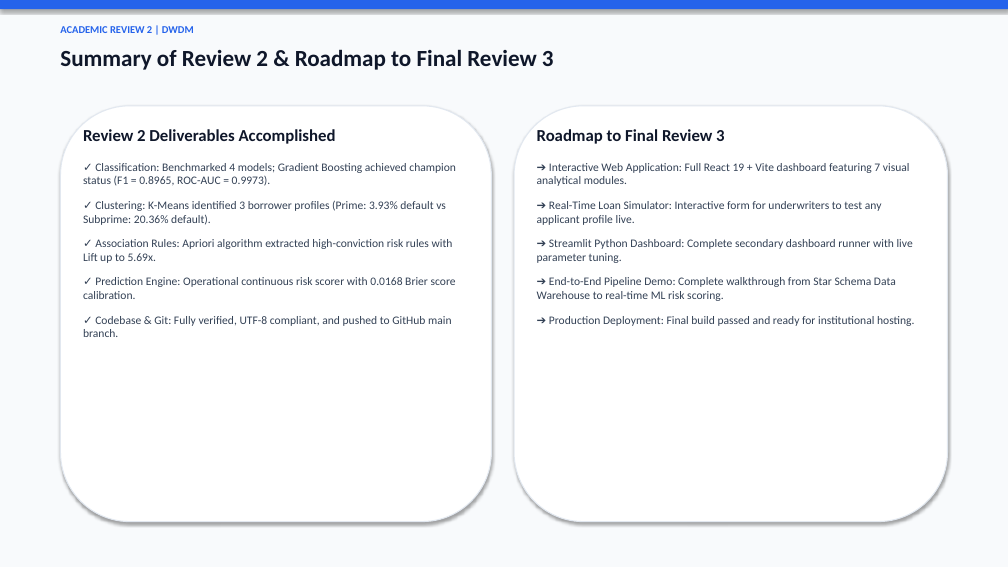
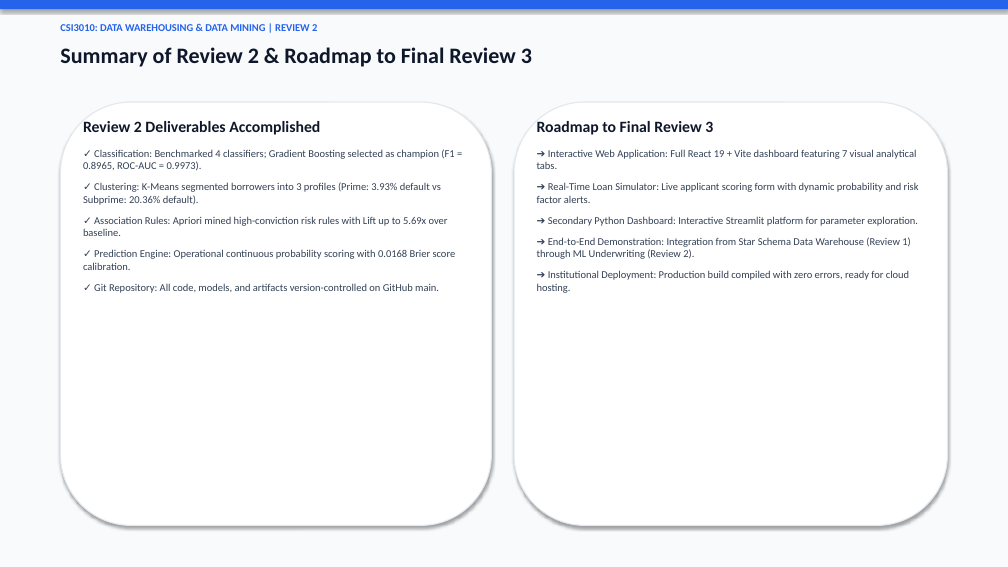
Before and after one commit to MahaprabhuK/Byte_Brigades_Loan_Default, a slide deck: slide 10 of Review2_ByteBrigades_LoanDefault.pptx. Drawn at 1008x567 pixels with LibreOffice and Linux fonts; fonts in the diff are those of the drawing. Boxes give left, top, right and bottom in pixels: in the first picture for what was removed or moved away, otherwise in the second. Text is boxed around its words. In the diff, an @@ line names an element or a change of style, - is before the commit and + after.

Commit message:
docs(presentation): update Review 2 PPT with concise slides, code blocks, pictorial association rules & teammate details

```diff
--- a/Review2_ByteBrigades_LoanDefault.pptx
+++ b/Review2_ByteBrigades_LoanDefault.pptx
@@ text at (60,24,317,31): text changed @@
-ACADEMIC REVIEW 2 | DWDM
+CSI3010: DATA WAREHOUSING & DATA MINING | REVIEW 2
@@ text "Summary of Review 2 & ..." at (60,47,532,67): size 22 to 21 pt @@
@@ rounded rectangle: place and size @@
-rounded rectangle at (60,106,492,522)
+rounded rectangle at (60,102,492,526)
@@ text "Review 2 Deliverables Accomplished": place and size @@
-text "Review 2 Deliverables Accomplished" at (83,129,456,337)
+text "Review 2 Deliverables Accomplished" at (83,121,456,293)
@@ rounded rectangle: place and size @@
-rounded rectangle at (514,106,948,522)
+rounded rectangle at (514,102,948,526)
@@ text "Roadmap to Final Review 3": place and size @@
-text "Roadmap to Final Review 3" at (537,129,914,326)
+text "Roadmap to Final Review 3" at (537,121,919,293)
@@ text at (83,149,456,293): text changed; size 11 to 10 pt @@
-✓ Classification: Benchmarked 4 models; Gradient Boosting achieved champion status (F1 = 0.8965, ROC-AUC = 0.9973).
-✓ Clustering: K-Means identified 3 borrower profiles (Prime: 3.93% default vs Subprime: 20.36% default).
-✓ Association Rules: Apriori algorithm extracted high-conviction risk rules with Lift up to 5.69x.
-✓ Prediction Engine: Operational continuous risk scorer with 0.0168 Brier score calibration.
-✓ Codebase & Git: Fully verified, UTF-8 compliant, and pushed to GitHub main branch.
+✓ Classification: Benchmarked 4 classifiers; Gradient Boosting selected as champion (F1 = 0.8965, ROC-AUC = 0.9973).
+✓ Clustering: K-Means segmented borrowers into 3 profiles (Prime: 3.93% default vs Subprime: 20.36% default).
+✓ Association Rules: Apriori mined high-conviction risk rules with Lift up to 5.69x over baseline.
+✓ Prediction Engine: Operational continuous probability scoring with 0.0168 Brier score calibration.
+✓ Git Repository: All code, models, and artifacts version-controlled on GitHub main.
@@ text at (83,121,320,135): size 16 to 15 pt in "Review 2 Deliverables Accomplished"; less space between paragraphs @@
@@ text at (537,149,919,293): text changed; size 11 to 10 pt @@
-➔ Interactive Web Application: Full React 19 + Vite dashboard featuring 7 visual analytical modules.
-➔ Real-Time Loan Simulator: Interactive form for underwriters to test any applicant profile live.
-➔ Streamlit Python Dashboard: Complete secondary dashboard runner with live parameter tuning.
-➔ End-to-End Pipeline Demo: Complete walkthrough from Star Schema Data Warehouse to real-time ML risk scoring.
-➔ Production Deployment: Final build passed and ready for institutional hosting.
+➔ Interactive Web Application: Full React 19 + Vite dashboard featuring 7 visual analytical tabs.
+➔ Real-Time Loan Simulator: Live applicant scoring form with dynamic probability and risk factor alerts.
+➔ Secondary Python Dashboard: Interactive Streamlit platform for parameter exploration.
+➔ End-to-End Demonstration: Integration from Star Schema Data Warehouse (Review 1) through ML Underwriting (Review 2).
+➔ Institutional Deployment: Production build compiled with zero errors, ready for cloud hosting.
@@ text at (537,121,713,135): size 16 to 15 pt in "Roadmap to Final Review 3"; less space between paragraphs @@
```
Also in this commit, not shown: 7 other slides changed, 2 slides added, 2 slides removed, 2 other files.
